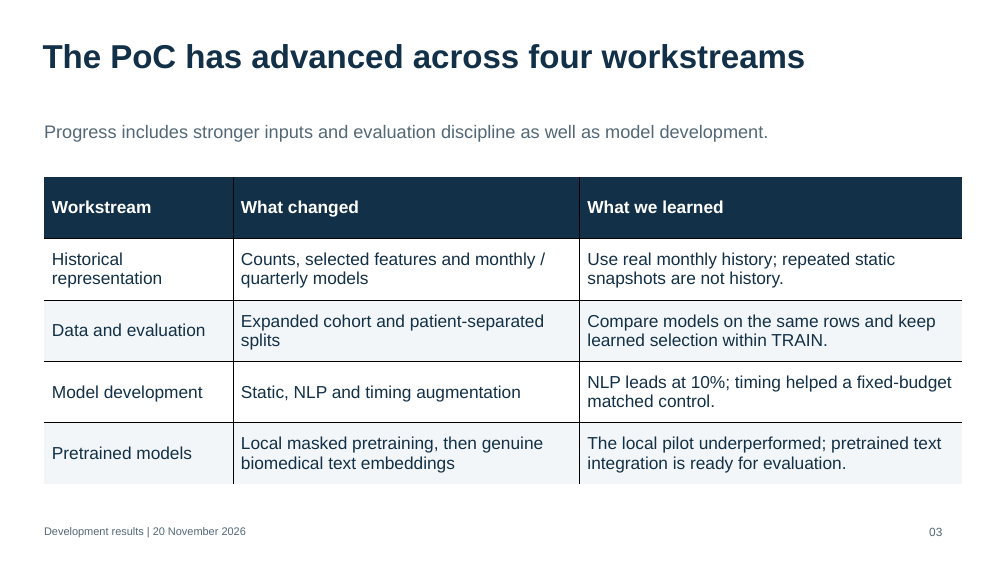
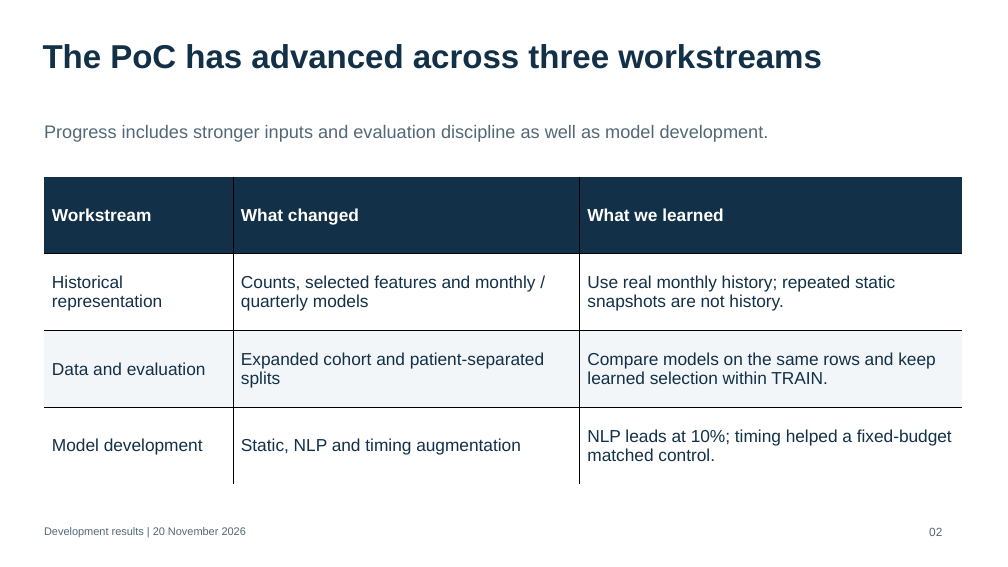
Before and after one commit to prkharr/tak861-transformer-evaluation, a slide deck: slide 2 of notebooks/expanded cohort/TAK861_Progress_20261120.pptx (slide 3 before the commit). Drawn at 1008x567 pixels with LibreOffice and Linux fonts; fonts in the diff are those of the drawing. Boxes give left, top, right and bottom in pixels: in the first picture for what was removed or moved away, otherwise in the second. Text is boxed around its words. In the diff, an @@ line names an element or a change of style, - is before the commit and + after.

Commit message:
Simplify progress deck and fix repeated-run slide text

```diff
--- a/notebooks/expanded cohort/TAK861_Progress_20261120.pptx
+++ b/notebooks/expanded cohort/TAK861_Progress_20261120.pptx
@@ text at (43,44,822,69): text changed @@
-The PoC has advanced across four workstreams
+The PoC has advanced across three workstreams
@@ table at (44,177,961,484) @@
-row 5: Pretrained models | Local masked pretraining, then genuine biomedical text embeddings | The local pilot underperformed; pretrained text integration is ready for evaluation.
```
Also in this commit, not shown: 9 other slides changed, 3 slides removed, 2 other files.
